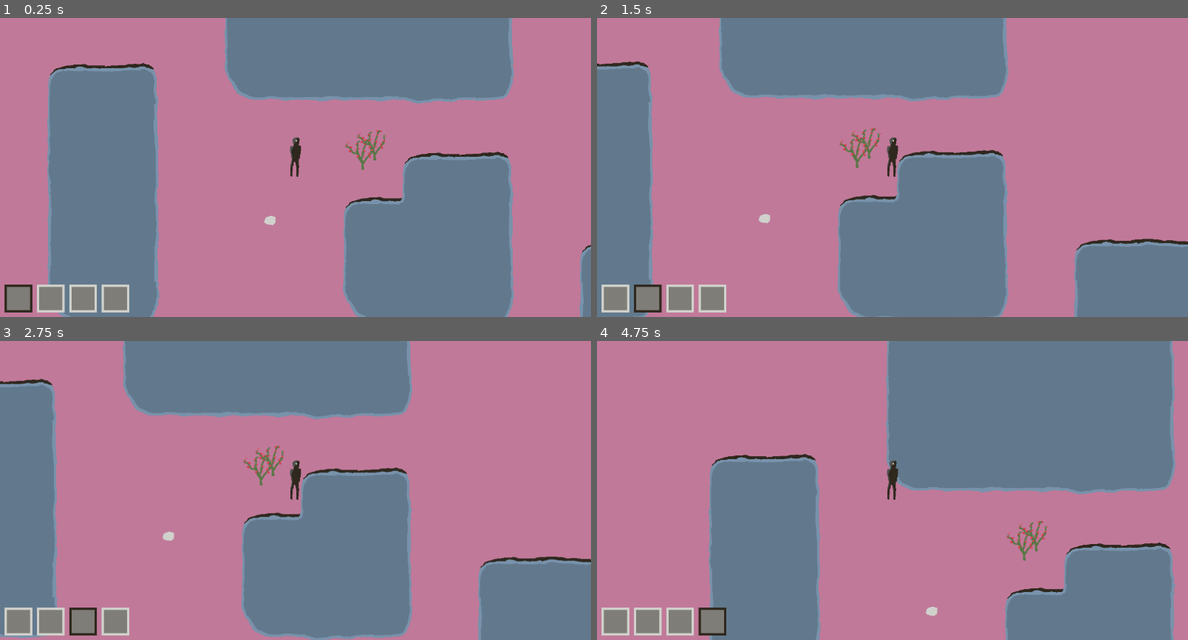
Above: before the commit, frames 1-4 (two rows, left to right).
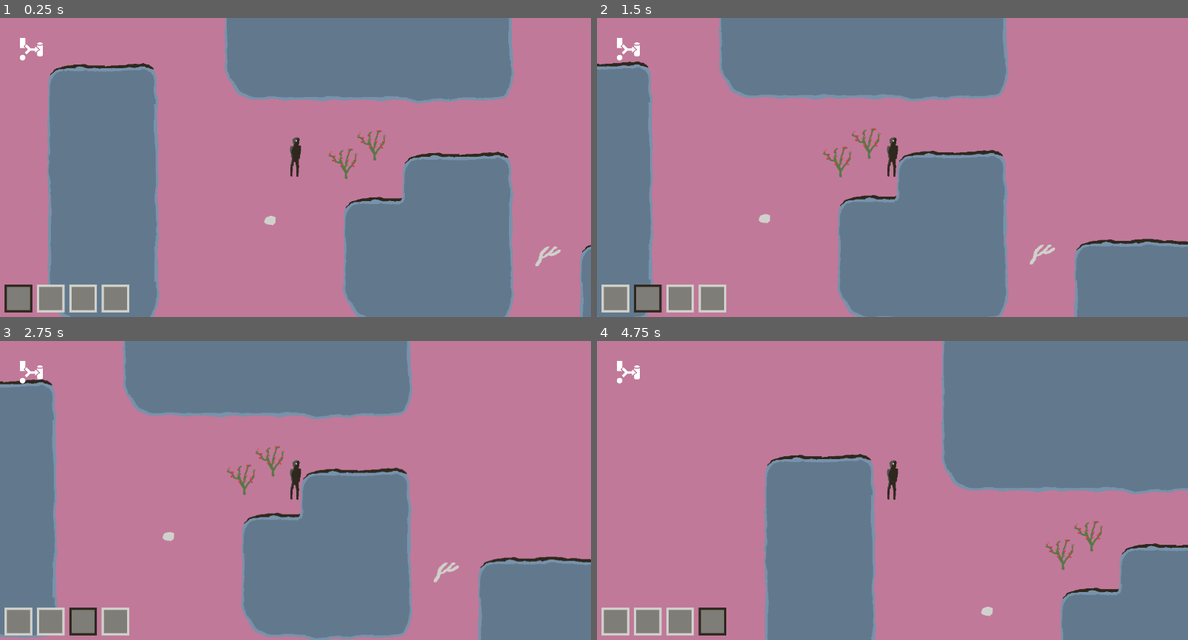
Above: after the commit, the same moments.

Repository: Zarkonnen/Moravec3
Game: Godot game, scene res://level1.tscn
Two runs of this game, one before a commit and one after it. Both use one fixed random seed, a clock stepped at 60 frames per second and the inputs below.
Inputs (mouse positions are in pixels of both pictures, inside the frame that each line leads up to):
- Up to frame 1 (0.25 s): no input
- Up to frame 2 (1.5 s): tap Enter at 0.5 s; move the mouse to (614, 299) at 0.52 s; hold Right (east) 0.53-1.28 s; hold E (use) 0.53-1.28 s; click (614, 299) at 0.67 s; move the mouse to (650, 299) at 1.27 s; hold Down (south) from 1.28 s (still down); tap E (use) at 1.35 s; click (650, 299) at 1.42 s
- Up to frame 3 (2.75 s): move the mouse to (82, 622) at 2.02 s; release Down (south) at 2.03 s; hold Right (east) from 2.03 s (still down); hold E (use) from 2.03 s (still down); click (82, 622) at 2.17 s
- Up to frame 4 (4.75 s): tap Space at 2.75 s; move the mouse to (715, 622) at 2.77 s; release Right (east) at 2.78 s; release E (use) at 2.78 s; hold Up (north) 2.78-3.53 s; tap E (use) at 2.85, 4.35 s; click (715, 622) at 2.92 s; move the mouse to (1069, 535) at 3.52 s; hold E (use) 3.53-4.28 s; hold A (west) from 3.53 s (still down); click (1069, 535) at 3.67 s; move the mouse to (715, 445) at 4.27 s; click (715, 445) at 4.42 s

The runs differ from the first frame. In frame 1, 0.5% of the frame differs, in the area x 3-95%, y 6-83%; in frame 2, 0.5%; in frame 3, 0.6%; in frame 4, 23%, in the area x 3-100%, y 0-100%.

Commit message:
Crafting

Diff:
--- /dev/null
+++ b/CraftInputSlot.tscn
@@ -0,0 +1,46 @@
+[gd_scene load_steps=3 format=3 uid="uid://dlsuvn7l1cso0"]
+
+[ext_resource type="Texture2D" uid="uid://cg232q4ygjq8b" path="res://tiles.png" id="2_sngf2"]
+
+[sub_resource type="AtlasTexture" id="AtlasTexture_28fyw"]
+atlas = ExtResource("2_sngf2")
+region = Rect2(14.4754, 120.109, 28.0035, 42.3468)
+
+[node name="CraftInputSlot" type="Control" groups=["CraftInputSlots", "MoveOpaque"]]
+layout_mode = 3
+anchors_preset = 0
+
+[node name="Border" type="ColorRect" parent="."]
+layout_mode = 0
+offset_right = 60.0
+offset_bottom = 60.0
+mouse_filter = 1
+color = Color(0.815686, 0.819608, 0.796078, 1)
+
+[node name="Inner" type="ColorRect" parent="."]
+layout_mode = 0
+offset_left = 5.0
+offset_top = 5.0
+offset_right = 55.0
+offset_bottom = 55.0
+mouse_filter = 1
+color = Color(0.494118, 0.490196, 0.470588, 1)
+
+[node name="Quantity" type="Label" parent="."]
+layout_mode = 0
+offset_left = 8.0
+offset_top = 33.0
+offset_right = 48.0
+offset_bottom = 59.0
+mouse_filter = 1
+
+[node name="Texture" type="TextureRect" parent="."]
+layout_mode = 0
+offset_left = 10.0
+offset_top = 10.0
+offset_right = 50.0
+offset_bottom = 52.0
+texture = SubResource("AtlasTexture_28fyw")
+stretch_mode = 3
+
+[connection signal="gui_input" from="." to="." method="_on_gui_input"]
--- /dev/null
+++ b/CraftOutputSlot.gd
@@ -0,0 +1,8 @@
+extends Control
+
+var recipe:Recipe = null
+
+func _on_gui_input(event):
+	if event is InputEventMouseButton and event.pressed:
+		$/root/Node2D/GUI/Crafts.craft(recipe)
+		$/root/Node2D/World.ignoreTimer = 0.5
--- /dev/null
+++ b/CraftOutputSlot.tscn
@@ -0,0 +1,48 @@
+[gd_scene load_steps=4 format=3 uid="uid://d2t8kojm1f3pm"]
+
+[ext_resource type="Script" path="res://CraftOutputSlot.gd" id="1_rxydh"]
+[ext_resource type="Texture2D" uid="uid://cg232q4ygjq8b" path="res://tiles.png" id="2_17y3u"]
+
+[sub_resource type="AtlasTexture" id="AtlasTexture_28fyw"]
+atlas = ExtResource("2_17y3u")
+region = Rect2(14.4754, 120.109, 28.0035, 42.3468)
+
+[node name="CraftOutputSlot" type="Control" groups=["CraftOutputSlots", "MoveOpaque"]]
+layout_mode = 3
+anchors_preset = 0
+script = ExtResource("1_rxydh")
+
+[node name="Border" type="ColorRect" parent="."]
+layout_mode = 0
+offset_right = 60.0
+offset_bottom = 60.0
+mouse_filter = 1
+color = Color(0.470588, 0.572549, 0.670588, 1)
+
+[node name="Inner" type="ColorRect" parent="."]
+layout_mode = 0
+offset_left = 5.0
+offset_top = 5.0
+offset_right = 55.0
+offset_bottom = 55.0
+mouse_filter = 1
+color = Color(0.494118, 0.490196, 0.470588, 1)
+
+[node name="Quantity" type="Label" parent="."]
+layout_mode = 0
+offset_left = 8.0
+offset_top = 33.0
+offset_right = 48.0
+offset_bottom = 59.0
+mouse_filter = 1
+
+[node name="Texture" type="TextureRect" parent="."]
+layout_mode = 0
+offset_left = 10.0
+offset_top = 10.0
+offset_right = 50.0
+offset_bottom = 52.0
+texture = SubResource("AtlasTexture_28fyw")
+stretch_mode = 3
+
+[connection signal="gui_input" from="." to="." method="_on_gui_input"]
--- /dev/null
+++ b/Crafting.gd
@@ -0,0 +1,63 @@
+extends TextureRect
+
+var inputSlot = preload("res://CraftInputSlot.tscn")
+var outputSlot = preload("res://CraftOutputSlot.tscn")
+
+var show = false
+
+func _on_gui_input(event):
+	if event is InputEventMouseButton and event.pressed:
+		if show:
+			hideCrafting()
+		else:
+			showCrafting()
+
+func showCrafting():
+	var y = position.y + 70
+	var x = position.x + 20
+	for r in Recipe.list:
+		var outSlot = outputSlot.instantiate()
+		outSlot.recipe = r
+		outSlot.position.x = x
+		outSlot.position.y = y
+		outSlot.get_node("Texture").texture = outSlot.get_node("Texture").texture.duplicate()
+		outSlot.get_node("Texture").texture.region = r.output.texRect
+		$/root/Node2D/GUI.add_child(outSlot)
+		var x2 = x + 70
+		for i in r.inputs:
+			var inSlot = inputSlot.instantiate()
+			inSlot.position.x = x2
+			inSlot.position.y = y
+			x2 += 70
+			inSlot.get_node("Border").color = Color("d0d1cb") if %Inventory.has(i[0], i[1]) else Color("d53846")
+			inSlot.get_node("Texture").texture = inSlot.get_node("Texture").texture.duplicate()
+			inSlot.get_node("Texture").texture.region = i[0].texRect
+			inSlot.get_node("Quantity").text = "" if i[1] < 2 else str(i[1])
+			$/root/Node2D/GUI.add_child(inSlot)
+		y += 70
+	show = true
+
+func hideCrafting():
+	for n in get_tree().get_nodes_in_group("CraftInputSlots"):
+		n.queue_free()
+	for n in get_tree().get_nodes_in_group("CraftOutputSlots"):
+		n.queue_free()
+	show = false
+
+func craft(r:Recipe):
+	for i in r.inputs:
+		if not %Inventory.has(i[0], i[1]):
+			return
+	%Player.craft(r)
+	hideCrafting()
+
+func finishCrafting(r:Recipe):
+	for i in r.inputs:
+		%Inventory.remove(i[0], i[1])
+	if not r.output.canTake or not %Inventory.add(r.output):
+		%DropItem.createItem(r.output, %Player.position)
+
+func _on_inventory_changed():
+	if show:
+		hideCrafting()
+		showCrafting()
--- a/Inventory.gd
+++ b/Inventory.gd
@@ -6,6 +6,8 @@
 	[null, 0],
 	[null, 0]
 ]
+
+signal changed
 
 var selectedSlot = 0
 
@@ -22,6 +24,12 @@
 		if Input.is_action_pressed("inventory" + str(i + 1)):
 			selectSlot(i)
 
+func has(it:ItemType, quantity:int=1) -> bool:
+	for slot in contents:
+		if slot[0] == it:
+			quantity -= slot[1]
+	return quantity <= 0
+
 func add(it:ItemType) -> bool:
 	# Can we stack?
 	var slot = Util.first(contents, func(s): return s[0] == it and s[1] < it.stacking)
@@ -31,18 +39,23 @@
 		slot[0] = it
 		slot[1] += 1
 		updateSlot(contents.find(slot))
+		changed.emit()
 		return true
 	return false
 
-func remove(it:ItemType) -> bool:
-	var slot = Util.first(contents, func(s): return s[0] == it)
-	if slot:
-		slot[1] -= 1
-		if slot[1] == 0:
-			slot[0] = null
-		updateSlot(contents.find(slot))
-		return true
-	return false
+func remove(it:ItemType, quantity:int=1) -> bool:
+	if not has(it, quantity):
+		return false
+	for slot in contents:
+		if slot[0] == it:
+			var rm = min(quantity, slot[1])
+			slot[1] -= rm
+			quantity -= rm
+			if slot[1] == 0:
+				slot[0] = null
+			updateSlot(contents.find(slot))
+	changed.emit()
+	return true
 
 func updateSlot(i):
 	var islot = get_tree().get_nodes_in_group("InventorySlots")[i]
@@ -62,7 +75,9 @@
 		%DropItem.toDrop = contents[i][0]
 
 func selectSlot(i):
-	if i != selectedSlot:
+	if contents[i][0] and contents[i][0].use.has("consume"):
+		%Player.consume(contents[i][0])
+	elif i != selectedSlot:
 		var old = selectedSlot
 		selectedSlot = i
 		updateSlot(i)
--- a/ItemType.gd
+++ b/ItemType.gd
@@ -12,7 +12,7 @@
 
 static var types = null:
 	get:
-		if not types:
+		if not types or Engine.is_editor_hint():
 			loadTypes()
 		return types
 
--- a/MapDisplay.gd
+++ b/MapDisplay.gd
@@ -2,8 +2,10 @@
 
 var highlit = null
 var ignoreUntilReleased = false
+var ignoreTimer = 0
 
 const INTERACTION_RANGE = 40
+const INTERACTION_SEARCH_RANGE = 300
 
 func _process(delta):
 	var mp = get_viewport().get_mouse_position()
@@ -24,7 +26,8 @@
 	if closest:
 		closest.highlight = true
 		highlit = closest
-	if Input.is_mouse_button_pressed(1):
+	ignoreTimer -= delta
+	if Input.is_mouse_button_pressed(1) and ignoreTimer <= 0:
 		var doMove = true
 		if closest:
 			var distance = closest.position - %Player.position
@@ -48,6 +51,26 @@
 			%Player.setNavTarget(mp, closest)
 	else:
 		ignoreUntilReleased = false
+	if Input.is_action_pressed("use"):
+		# Find something to interact with.
+		var target = Util.most(get_tree().get_nodes_in_group("Items").filter(inSearchRange).filter(canInteract), playerCloseness)
+		if target and target != %Player.using:
+			var distance = target.position - %Player.position
+			if distance.length() > INTERACTION_RANGE:
+				%Player.setNavTarget(target.position - distance.normalized() * INTERACTION_RANGE / 2, target)
+			else:
+				%Player.interact(target)
+
+func inSearchRange(it):
+	return %Player.position.distance_squared_to(it.position) <= INTERACTION_SEARCH_RANGE * INTERACTION_SEARCH_RANGE
+
+func canInteract(it):
+	return it.type.canTake \
+		or (%Inventory.selectedItem() and it.type.use.has(%Inventory.selectedItem().name)) \
+		or it.type.use.has("any")
+
+func playerCloseness(item):
+	return -%Player.position.distance_squared_to(item.position)
 
 func tileAt(mp) -> TileData:
 	var gridPos = Vector2i(floor(mp.x / tile_set.tile_size.x), floor(mp.y / tile_set.tile_size.y))
--- a/Player.gd
+++ b/Player.gd
@@ -10,7 +10,9 @@
 var interactWith:Item = null
 var dropAt = Vector2.ZERO
 
+var crafting:Recipe = null
 var using:Item = null
+var usingInInventory:ItemType = null
 var useType:ItemType.Use = null
 var useTime = 0
 
@@ -37,32 +39,64 @@
 		return
 
 func use(it:Item, useType:ItemType.Use):
+	usingInInventory = null
 	using = it
+	crafting = null
 	self.useType = useType
 	useTime = 0
 
+func consume(it:ItemType):
+	usingInInventory = it
+	using = null
+	crafting = null
+	self.useType = it.use["consume"]
+	useTime = 0
+
+func craft(r:Recipe):
+	crafting = r
+	using = null
+	usingInInventory = null
+	useTime = 0
+
 func _process(delta):
-	if using:
+	if using or usingInInventory or crafting:
 		useTime += delta
 		%UseProgress.visible = true
-		%UseProgressBar.size.x = clamp(96 * useTime / useType.time, 0, 96)
-		if useTime >= useType.time:
-			for entry in useType.spawn:
-				var t:ItemType = ItemType.ofName(entry[0])
-				for i in range(entry[1]):
-					if not %Inventory.add(t):
-						%DropItem.createItem(t, using.position)
-			if ItemType.ofName(useType.turnInto):
-				using.type = ItemType.ofName(useType.turnInto)
-			elif useType.destroy:
-				using.queue_free()
+		var time = crafting.time if crafting else useType.time
+		%UseProgressBar.size.x = clamp(96 * useTime / time, 0, 96)
+		if useTime >= time:
+			if crafting:
+				%Crafts.finishCrafting(crafting)
+			else:
+				for entry in useType.spawn:
+					var t:ItemType = ItemType.ofName(entry[0])
+					for i in range(entry[1]):
+						if not %Inventory.add(t):
+							%DropItem.createItem(t, using.position if using else position)
+				var turnInto:ItemType = ItemType.ofName(useType.turnInto) if useType.turnInto else null
+				if turnInto:
+					if using:
+						using.type = turnInto
+					else:
+						%Inventory.remove(usingInInventory)
+						if not %Inventory.add(turnInto):
+							%DropItem.createItem(turnInto, position)
+				elif useType.destroy:
+					if using:
+						using.queue_free()
+					else:
+						%Inventory.remove(usingInInventory)
 			using = null
+			usingInInventory = null
+			crafting = null
 	else:
 		%UseProgress.visible = false
 
 func _physics_process(delta):
 	var mv = Vector2(0, 0)
 	var moveTo = Vector2(0, 0)
+	if not is_instance_valid(interactWith):
+		interactWith = null
 	if canSetNavTarget and nextNavTarget != Vector2.ZERO:
 		navigation_agent.target_position = nextNavTarget
 		navigate = true
@@ -95,6 +129,7 @@
 	if mv != Vector2.ZERO:
 		using = null
 		navigate = false
+		crafting = null
 		nextNavTarget = Vector2.ZERO
 	if not navigate:
 		mv = mv.normalized() * speed * Util.RATIO * delta
--- /dev/null
+++ b/Recipe.gd
@@ -0,0 +1,28 @@
+class_name Recipe
+
+var inputs:Array = []
+var output:ItemType = null
+var time:int = 1
+
+static var list = null:
+	get:
+		if not list:
+			loadTypes()
+		return list
+
+static func ofName(name:String) -> Recipe:
+	for it in list:
+		if it.name == name:
+			return it
+	return null
+
+static func loadTypes():
+	var l:Array = JSON.parse_string(FileAccess.open("res://recipes.json", FileAccess.READ).get_as_text())
+	var rs = []
+	for i in l:
+		var r = Recipe.new()
+		r.time = i.get("time", 1)
+		r.output = ItemType.ofName(i["output"])
+		r.inputs = i["inputs"].map(func(e): return [ItemType.ofName(e[0]), e[1]])
+		rs.append(r)
+	list = rs
--- a/itemTypes.json
+++ b/itemTypes.json
@@ -6,7 +6,7 @@
 			"any": {
 				"time": 3,
 				"turnInto": "emptyBush",
-				"spawn": [["berries", 1]]
+				"spawn": [["berries", 3]]
 			}
 		}
 	},
@@ -22,6 +22,22 @@
 	{
 		"name": "berries",
 		"x": 780, "y": 29, "w": 31, "h": 28,
-		"canTake": true, "stacking": 10
-	}
+		"canTake": true, "stacking": 10,
+		"use": {
+			"consume": {
+				"time": 1,
+				"destroy": true
+			}
+		}
+	},
+	{
+		"name": "antler",
+		"x": 11, "y": 392, "w": 55, "h": 43,
+		"canTake": true
+	},
+	{
+		"name": "antler knife",
+		"x": 55, "y": 438, "w": 30, "h": 28,
+		"canTake": true
+	},
 ]
--- a/level1.tscn
+++ b/level1.tscn
@@ -8,6 +8,8 @@
 [ext_resource type="Script" path="res://Inventory.gd" id="6_265lw"]
 [ext_resource type="PackedScene" uid="uid://cq7lggbfun7va" path="res://InventorySlot.tscn" id="6_tj3ja"]
 [ext_resource type="Script" path="res://DropItem.gd" id="8_7mnix"]
+[ext_resource type="Texture2D" uid="uid://dpw40sh7lxy63" path="res://crafting.png" id="8_fuffq"]
+[ext_resource type="Script" path="res://Crafting.gd" id="9_x6lxk"]
 
 [sub_resource type="CircleShape2D" id="CircleShape2D_s0aak"]
 
@@ -28,6 +30,7 @@
 gravity_scale = 0.0
 lock_rotation = true
 script = ExtResource("2_jq1fc")
+speed = 400.0
 
 [node name="CollisionShape2D" type="CollisionShape2D" parent="Player"]
 shape = SubResource("CircleShape2D_s0aak")
@@ -50,7 +53,11 @@
 position = Vector2(322, 122)
 
 [node name="Item3" parent="." instance=ExtResource("5_ie426")]
-position = Vector2(296, 142)
+position = Vector2(260, 162)
+
+[node name="Item4" parent="." instance=ExtResource("5_ie426")]
+position = Vector2(704, 351)
+typeName = "antler"
 
 [node name="World" type="TileMap" parent="."]
 unique_name_in_owner = true
@@ -145,9 +152,22 @@
 grow_vertical = 2
 color = Color(0.815686, 0.819608, 0.796078, 1)
 
+[node name="Crafts" type="TextureRect" parent="GUI" groups=["MoveOpaque"]]
+unique_name_in_owner = true
+offset_left = 40.0
+offset_top = 40.0
+offset_right = 40.0
+offset_bottom = 40.0
+scale = Vector2(0.11, 0.11)
+texture = ExtResource("8_fuffq")
+script = ExtResource("9_x6lxk")
+
 [node name="DropItem" type="Sprite2D" parent="."]
 unique_name_in_owner = true
 visible = false
 z_index = 10
 texture = SubResource("AtlasTexture_regq1")
 script = ExtResource("8_7mnix")
+
+[connection signal="changed" from="GUI/Inventory" to="GUI/Crafts" method="_on_inventory_changed"]
+[connection signal="gui_input" from="GUI/Crafts" to="GUI/Crafts" method="_on_gui_input"]
--- /dev/null
+++ b/recipes.json
@@ -0,0 +1,7 @@
+[
+    {
+        "time": 5,
+        "inputs": [["antler", 1]],
+        "output": "antler knife"
+    }
+]
Not shown: 2 places in Item.tscn that only renumber resources
Binary file added: crafting.png
Not shown, added: crafting.png.import
Not shown: 1 places in level1.tscn that only renumber resources
